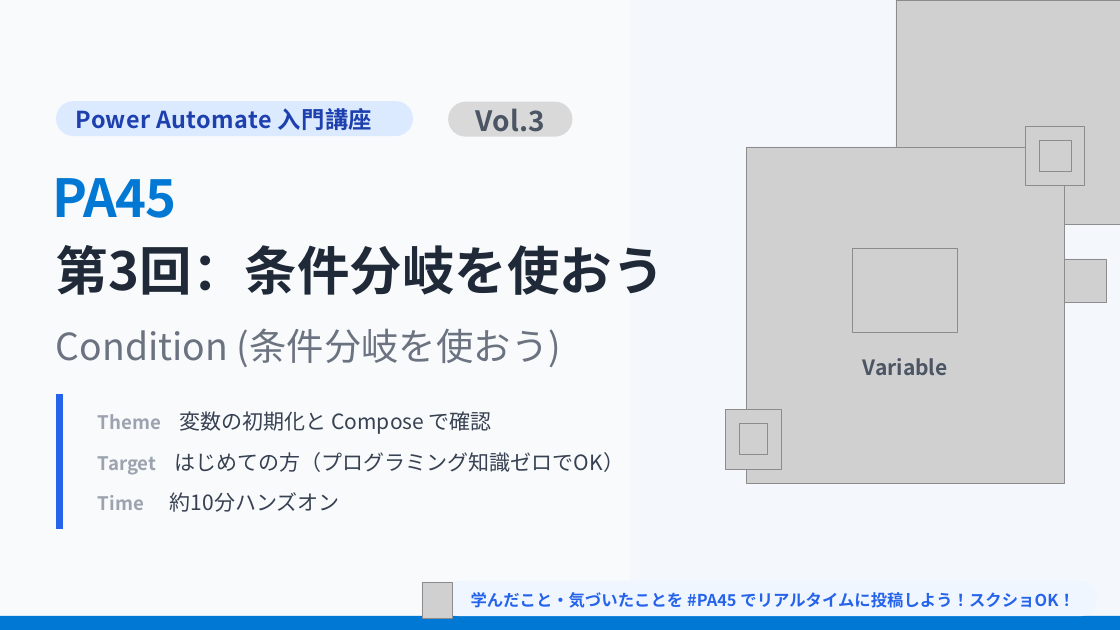
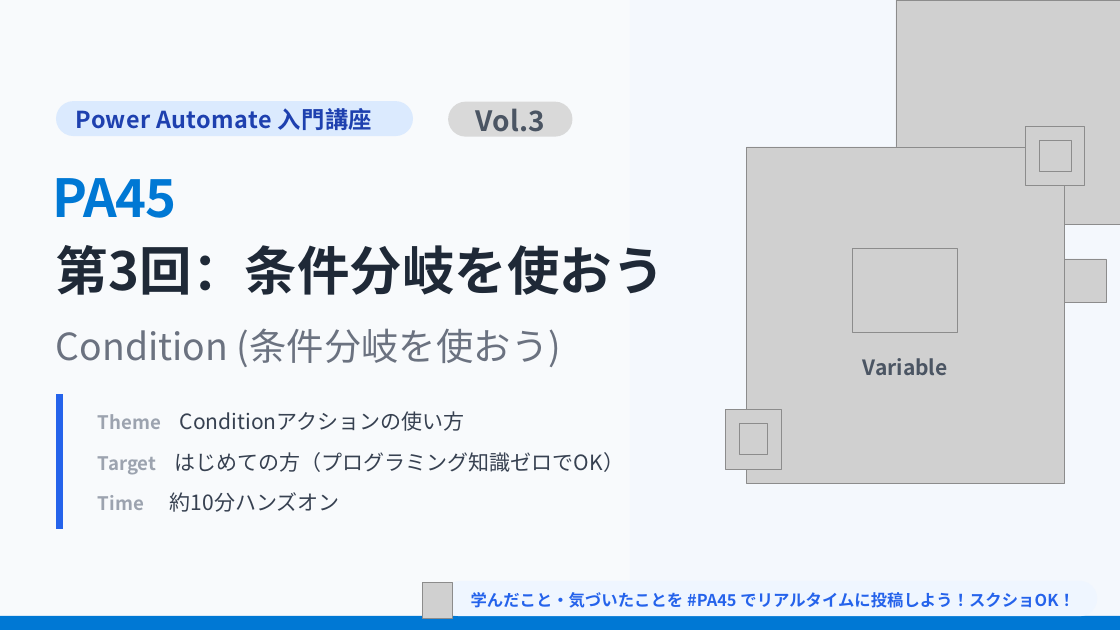
Before and after one commit to Haru-PowerPlatform/pa45, a slide deck: slide 4 of assets/pa45/P003_PA45_条件分岐_20260401.pptx. Drawn at 1120x630 pixels with LibreOffice and Linux fonts; fonts in the diff are those of the drawing; grey boxes stand for pictures; background and template pictures are left out. Boxes give left, top, right and bottom in pixels: in the first picture for what was removed or moved away, otherwise in the second. Text is boxed around its words. In the diff, an @@ line names an element or a change of style, - is before the commit and + after.

```diff
--- a/assets/pa45/P003_PA45_条件分岐_20260401.pptx
+++ b/assets/pa45/P003_PA45_条件分岐_20260401.pptx
@@ text at bbox=[98, 411, 465, 431]: text changed @@
-Theme 変数の初期化と Compose で確認
+Theme Conditionアクションの使い方
```
Also in this commit, not shown: 4 other slides changed, 1 other file.
